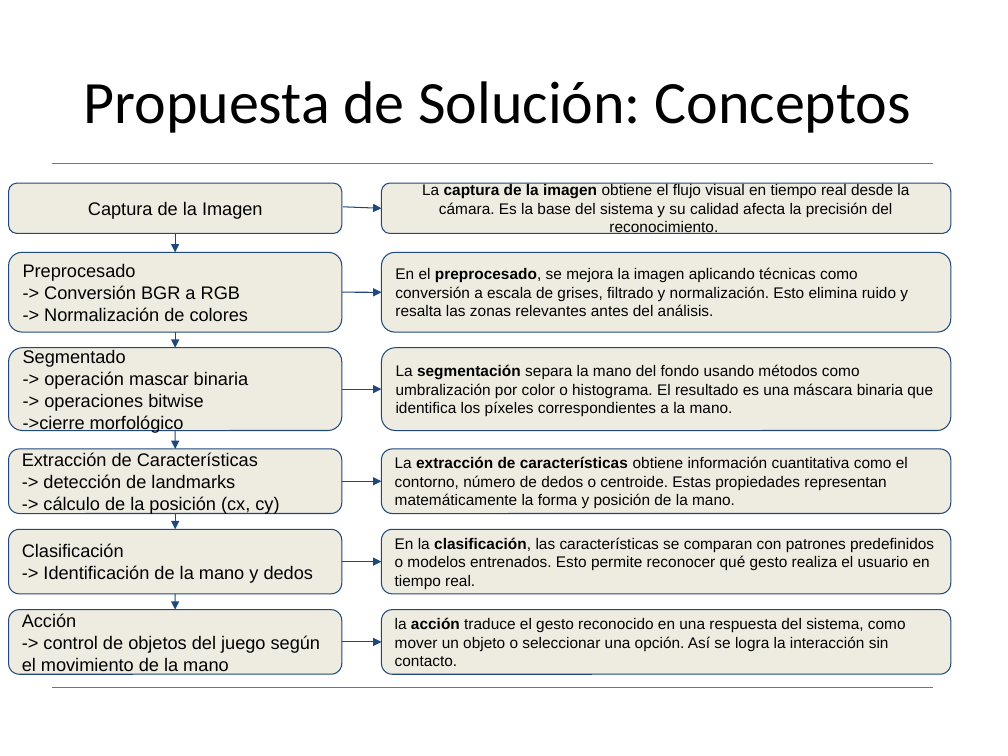
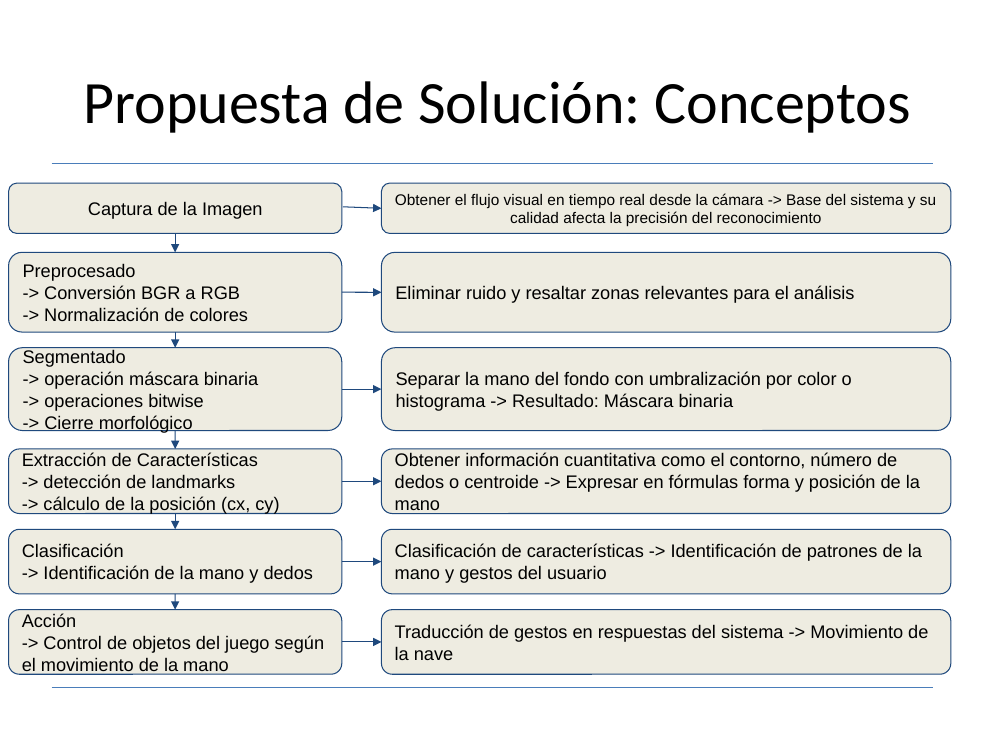
Before and after one commit to GenCabMon/galaxyGuardian, a slide deck: slide 4 of PDI_ExpoJuego.pptx. Drawn at 1008x756 pixels with LibreOffice and Linux fonts; fonts in the diff are those of the drawing. Boxes give left, top, right and bottom in pixels: in the first picture for what was removed or moved away, otherwise in the second. Text is boxed around its words. In the diff, an @@ line names an element or a change of style, - is before the commit and + after.

```diff
--- a/PDI_ExpoJuego.pptx
+++ b/PDI_ExpoJuego.pptx
@@ text in rounded rectangle at <box>395,193,936,227</box>: text changed @@
-La captura de la imagen obtiene el flujo visual en tiempo real desde la cámara. Es la base del sistema y su calidad afecta la precisión del reconocimiento.
+Obtener el flujo visual en tiempo real desde la cámara -> Base del sistema y su calidad afecta la precisión del reconocimiento
@@ text in rounded rectangle at <box>395,285,855,303</box>: text changed; size 11 to 13 pt @@
-En el preprocesado, se mejora la imagen aplicando técnicas como conversión a escala de grises, filtrado y normalización. Esto elimina ruido y resalta las zonas relevantes antes del análisis.
+Eliminar ruido y resaltar zonas relevantes para el análisis
@@ text in rounded rectangle at <box>44,371,259,389</box>: text changed @@
--> operación mascar binaria
+-> operación máscara binaria
@@ text in rounded rectangle at <box>396,371,852,411</box>: text changed; size 11 to 13 pt @@
-La segmentación separa la mano del fondo usando métodos como umbralización por color o histograma. El resultado es una máscara binaria que identifica los píxeles correspondientes a la mano.
+Separar la mano del fondo con umbralización por color o histograma -> Resultado: Máscara binaria
@@ text in rounded rectangle at <box>44,415,193,433</box>: text changed @@
-->cierre morfológico
+-> Cierre morfológico
@@ text in rounded rectangle at <box>395,452,920,514</box>: text changed; size 11 to 13 pt @@
-La extracción de características obtiene información cuantitativa como el contorno, número de dedos o centroide. Estas propiedades representan matemáticamente la forma y posición de la mano.
+Obtener información cuantitativa como el contorno, número de dedos o centroide -> Expresar en fórmulas forma y posición de la mano
@@ text in rounded rectangle at <box>395,543,922,583</box>: text changed; size 11 to 13 pt @@
-En la clasificación, las características se comparan con patrones predefinidos o modelos entrenados. Esto permite reconocer qué gesto realiza el usuario en tiempo real.
+Clasificación de características -> Identificación de patrones de la mano y gestos del usuario
@@ text in rounded rectangle at <box>395,624,928,660</box>: text changed; size 11 to 13 pt @@
-la acción traduce el gesto reconocido en una respuesta del sistema, como mover un objeto o seleccionar una opción. Así se logra la interacción sin contacto.
+Traducción de gestos en respuestas del sistema -> Movimiento de la nave
@@ text in rounded rectangle at <box>22,635,325,675</box>: text changed @@
--> control de objetos del juego según el movimiento de la mano
+-> Control de objetos del juego según el movimiento de la mano
```
Also in this commit, not shown: 5 other slides changed, 2 other files.
